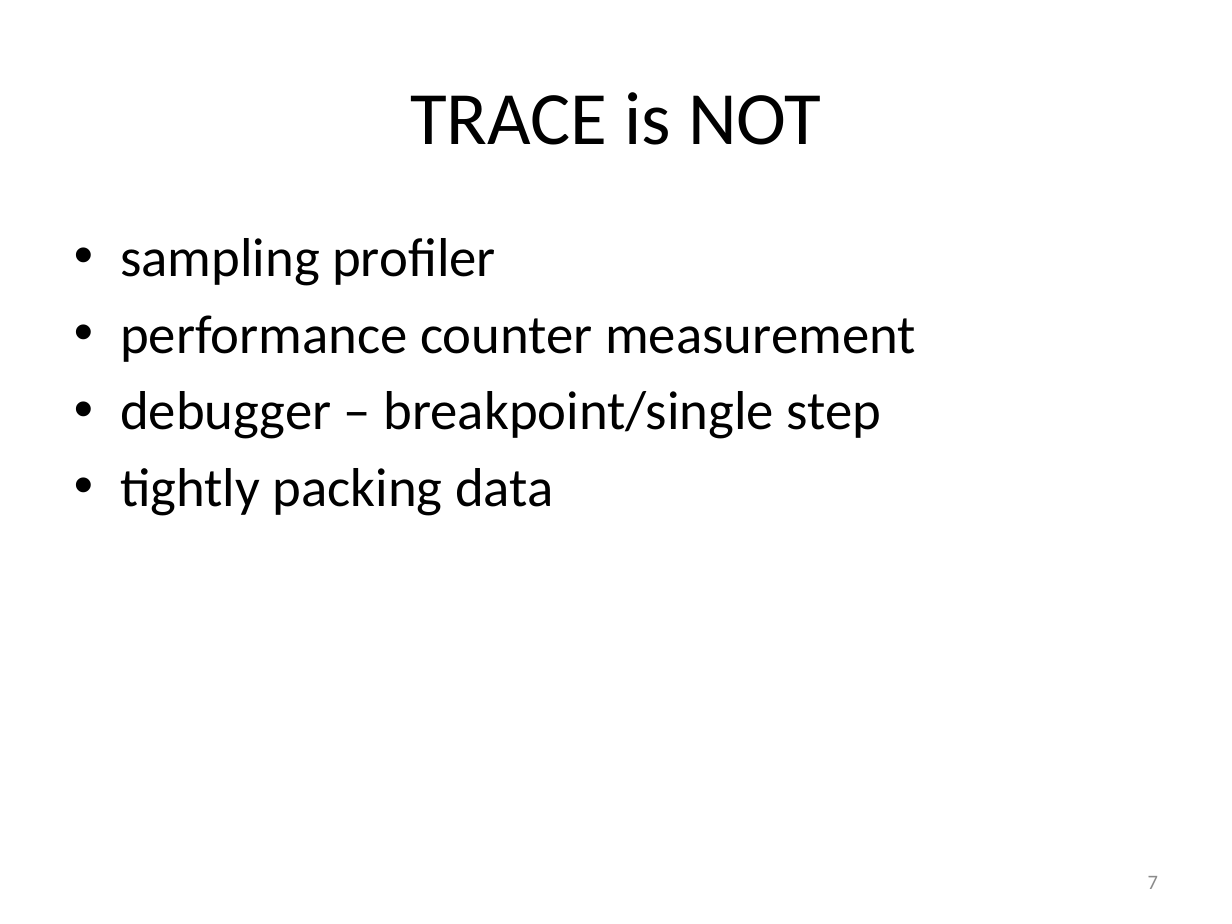
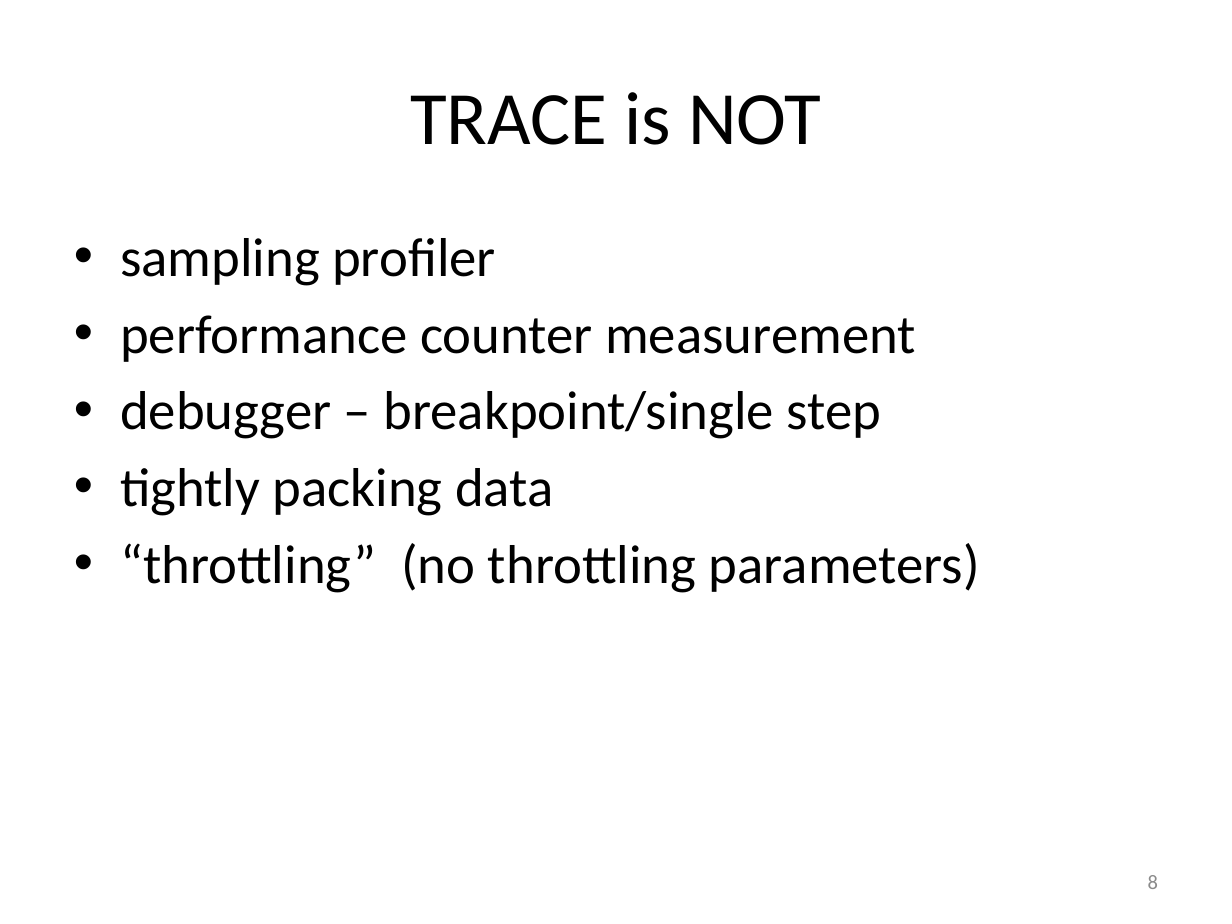
Before and after one commit to art-daq/trace, a slide deck: slide 8 of trace/doc/trace.pptx (slide 7 before the commit). Drawn at 1232x924 pixels with LibreOffice and Linux fonts; fonts in the diff are those of the drawing. Boxes give left, top, right and bottom in pixels: in the first picture for what was removed or moved away, otherwise in the second. Text is boxed around its words. In the diff, an @@ line names an element or a change of style, - is before the commit and + after.

```diff
--- a/trace/doc/trace.pptx
+++ b/trace/doc/trace.pptx
@@ text at [120,543,980,593]: paragraph added @@
+• “throttling” (no throttling parameters)
@@ page number at [1148,875,1158,889]: text changed @@
-7
+8
```
Also in this commit, not shown: 2 other slides changed, 2 slides added, 1 other file.
